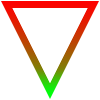
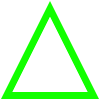
Layered file, before and after one edit (100px x 100px). Changes by layer:
pixels changed over (1, 1, 99, 99) (layer not identified)
